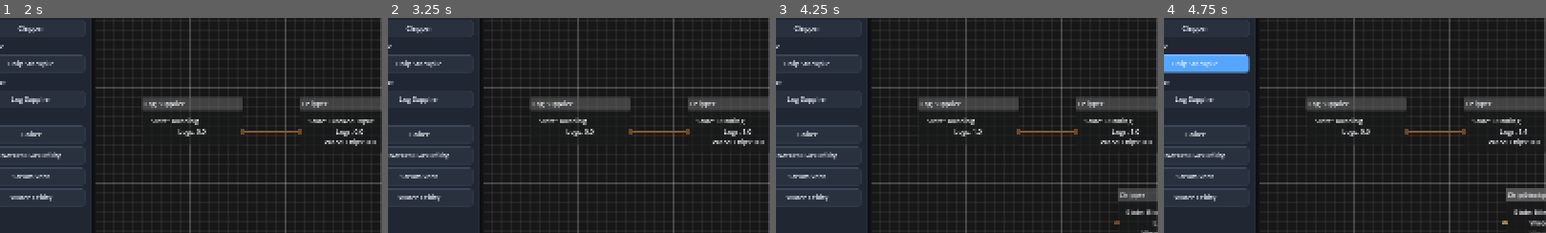
Above: before the commit, frames 1-4 (left to right).
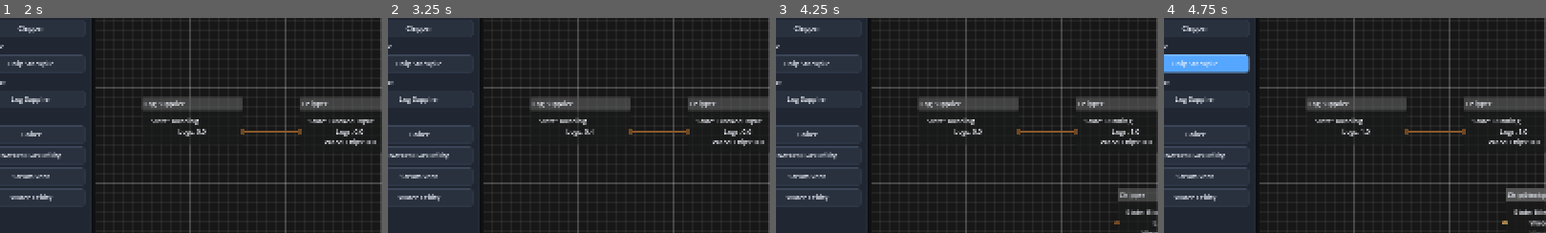
Above: after the commit, the same moments.

Repository: Poru-IndFlow/IndustrialFlow
Game: Godot game, scene res://scenes/main.tscn
The game is run twice, just before and just after one commit, with the same random seed, the same clock (stepped at 60 frames per second) and the same inputs.
Inputs:
- Up to frame 1 (2 s): click "◀" at 0.5 s; click "▶" at 1.25 s
- Up to frame 2 (3.25 s): click "Chipper" at 2 s; click "Undo" at 2.75 s
- Up to frame 3 (4.25 s): click "Redo" at 3.5 s
- Up to frame 4 (4.75 s): click "Chip Stockpile" at 4.25 s
The pictures show only the part of the screen within x 4-54%, y 15-65%; the shares and areas given below are measured in that part.

Frame 1 is identical in both runs. In frame 2, 0.2% of the frame differs, in the area x 53-98%, y 46-55%; in frame 3, less than 0.1%; in frame 4, less than 0.1%.

Commit message:
Add deterministic machine speed ramping

Diff:
--- a/data/machines/boiler.json
+++ b/data/machines/boiler.json
@@ -3,6 +3,8 @@
   "display_name": "Boiler",
   "category": "utility",
   "processing_mode": "continuous",
+  "ramp_up_seconds": 5.0,
+  "ramp_down_seconds": 3.0,
   "cycle_time": 1.0,
   "inputs": [
     {
--- a/data/machines/chip_stockpile.json
+++ b/data/machines/chip_stockpile.json
@@ -3,17 +3,19 @@
   "display_name": "Chip Stockpile",
   "category": "storage",
   "processing_mode": "storage",
+  "ramp_up_seconds": 0.5,
+  "ramp_down_seconds": 0.5,
   "inputs": [
-    {
-      "resource": "wood_chips"
-    }
+	{
+	  "resource": "wood_chips"
+	}
   ],
   "outputs": [
-    {
-      "resource": "wood_chips"
-    }
+	{
+	  "resource": "wood_chips"
+	}
   ],
   "storage_capacity": {
-    "wood_chips": 10000.0
+	"wood_chips": 10000.0
   }
 }
--- a/data/machines/chipper.json
+++ b/data/machines/chipper.json
@@ -3,21 +3,23 @@
   "display_name": "Chipper",
   "category": "processing",
   "processing_mode": "continuous",
+  "ramp_up_seconds": 3.0,
+  "ramp_down_seconds": 2.0,
   "cycle_time": 4.0,
   "inputs": [
-    {
-      "resource": "logs",
-      "amount": 1.0
-    }
+	{
+	  "resource": "logs",
+	  "amount": 1.0
+	}
   ],
   "outputs": [
-    {
-      "resource": "wood_chips",
-      "formula": "logs * 100"
-    }
+	{
+	  "resource": "wood_chips",
+	  "formula": "logs * 100"
+	}
   ],
   "internal_storage": {
-    "logs": 10.0,
-    "wood_chips": 1000.0
+	"logs": 10.0,
+	"wood_chips": 1000.0
   }
 }
--- a/data/machines/gas_utility.json
+++ b/data/machines/gas_utility.json
@@ -3,6 +3,8 @@
   "display_name": "Natural Gas Utility",
   "category": "utility",
   "processing_mode": "supplier",
+  "ramp_up_seconds": 1.0,
+  "ramp_down_seconds": 1.0,
   "cycle_time": 1.0,
   "inputs": [],
   "outputs": [
--- a/data/machines/log_supplier.json
+++ b/data/machines/log_supplier.json
@@ -3,18 +3,20 @@
   "display_name": "Log Supplier",
   "category": "supplier",
   "processing_mode": "supplier",
+  "ramp_up_seconds": 1.0,
+  "ramp_down_seconds": 1.0,
   "cycle_time": 2.0,
   "inputs": [],
   "outputs": [
-    {
-      "resource": "logs",
-      "formula": "requested_logs"
-    }
+	{
+	  "resource": "logs",
+	  "formula": "requested_logs"
+	}
   ],
   "variables": {
-    "requested_logs": 1.0
+	"requested_logs": 1.0
   },
   "internal_storage": {
-    "logs": 100.0
+	"logs": 100.0
   }
 }
--- a/data/machines/steam_vent.json
+++ b/data/machines/steam_vent.json
@@ -3,6 +3,8 @@
   "display_name": "Steam Vent",
   "category": "utility",
   "processing_mode": "continuous",
+  "ramp_up_seconds": 1.0,
+  "ramp_down_seconds": 1.0,
   "cycle_time": 1.0,
   "inputs": [
     {
--- a/data/machines/water_utility.json
+++ b/data/machines/water_utility.json
@@ -3,6 +3,8 @@
   "display_name": "Water Utility",
   "category": "utility",
   "processing_mode": "supplier",
+  "ramp_up_seconds": 1.0,
+  "ramp_down_seconds": 1.0,
   "cycle_time": 1.0,
   "inputs": [],
   "outputs": [
--- a/project.godot
+++ b/project.godot
@@ -14,7 +14,7 @@
 config/version="0.3.0-dev"
 run/main_scene="res://scenes/main.tscn"
 config/features=PackedStringArray("4.7")
-config/build=9
+config/build=10
 
 [display]
 
--- a/scripts/data/factory_persistence.gd
+++ b/scripts/data/factory_persistence.gd
@@ -101,6 +101,7 @@
 			},
 			"enabled": machine.enabled,
 			"operating_rate": machine.operating_rate,
+			"actual_operating_rate": machine.actual_operating_rate,
 			"state": int(machine.state),
 			"cycle_progress": machine.cycle_progress,
 			"inventory": machine.inventory.amounts.duplicate(true)
@@ -171,6 +172,11 @@
 		machine.enabled = bool(entry.get("enabled", true))
 		machine.operating_rate = clampf(
 			float(entry.get("operating_rate", 1.0)),
+			0.0,
+			1.5
+		)
+		machine.actual_operating_rate = clampf(
+			float(entry.get("actual_operating_rate", 0.0)),
 			0.0,
 			1.5
 		)
--- a/scripts/simulation/continuous_behaviour.gd
+++ b/scripts/simulation/continuous_behaviour.gd
@@ -14,7 +14,9 @@
 		return
 
 	machine.set_state(MachineModel.State.RUNNING)
-	machine.cycle_progress += delta_seconds * machine.operating_rate
+	machine.cycle_progress += (
+		delta_seconds * machine.actual_operating_rate
+	)
 
 	if machine.cycle_progress < machine.recipe.cycle_time:
 		return
--- a/scripts/simulation/event_bus.gd
+++ b/scripts/simulation/event_bus.gd
@@ -12,3 +12,4 @@
 signal machine_inventory_changed(machine)
 signal machine_production_changed(machine)
 signal machine_settings_changed(machine)
+signal machine_performance_changed(machine)
--- a/scripts/simulation/machine_model.gd
+++ b/scripts/simulation/machine_model.gd
@@ -20,6 +20,9 @@
 var state := State.IDLE
 var enabled := true
 var operating_rate := 1.0
+var actual_operating_rate := 0.0
+var ramp_up_seconds := 1.0
+var ramp_down_seconds := 1.0
 var cycle_progress := 0.0
 var graph_position := Vector2.ZERO
 var production_rates_per_second: Dictionary = {}
@@ -45,6 +48,14 @@
 	)
 	machine.event_bus = bus
 	machine.graph_position = position
+	machine.ramp_up_seconds = maxf(
+		0.001,
+		float(machine_definition.get("ramp_up_seconds", 1.0))
+	)
+	machine.ramp_down_seconds = maxf(
+		0.001,
+		float(machine_definition.get("ramp_down_seconds", 1.0))
+	)
 	machine.recipe = RecipeDefinition.from_machine_definition(machine_definition)
 
 	var capacities: Dictionary = {}
@@ -60,11 +71,13 @@
 	return machine
 
 func tick(delta_seconds: float) -> void:
+	_update_actual_operating_rate(delta_seconds)
+
 	if not enabled:
 		set_state(State.DISABLED)
 		return
 
-	if operating_rate <= 0.0:
+	if actual_operating_rate <= 0.0:
 		set_state(State.IDLE)
 		return
 
@@ -90,7 +103,10 @@
 
 	if not enabled:
 		set_state(State.DISABLED)
-	elif operating_rate <= 0.0:
+	elif (
+		operating_rate <= 0.0
+		and actual_operating_rate <= 0.0
+	):
 		set_state(State.IDLE)
 
 	notify_settings_changed()
@@ -104,7 +120,11 @@
 
 	operating_rate = clamped_rate
 
-	if enabled and operating_rate <= 0.0:
+	if (
+		enabled
+		and operating_rate <= 0.0
+		and actual_operating_rate <= 0.0
+	):
 		set_state(State.IDLE)
 
 	notify_settings_changed()
@@ -113,6 +133,30 @@
 func notify_settings_changed() -> void:
 	if event_bus != null:
 		event_bus.machine_settings_changed.emit(self)
+
+
+func _update_actual_operating_rate(delta_seconds: float) -> void:
+	if delta_seconds <= 0.0:
+		return
+
+	var target_rate := operating_rate if enabled else 0.0
+	var ramp_seconds := (
+		ramp_up_seconds
+		if target_rate > actual_operating_rate
+		else ramp_down_seconds
+	)
+	var previous_rate := actual_operating_rate
+	actual_operating_rate = move_toward(
+		actual_operating_rate,
+		target_rate,
+		delta_seconds / ramp_seconds
+	)
+
+	if (
+		not is_equal_approx(previous_rate, actual_operating_rate)
+		and event_bus != null
+	):
+		event_bus.machine_performance_changed.emit(self)
 
 
 func record_produced(resource_id: String, amount: float) -> void:
--- a/scripts/simulation/supplier_behaviour.gd
+++ b/scripts/simulation/supplier_behaviour.gd
@@ -14,7 +14,9 @@
 			return
 
 	machine.set_state(MachineModel.State.RUNNING)
-	machine.cycle_progress += delta_seconds * machine.operating_rate
+	machine.cycle_progress += (
+		delta_seconds * machine.actual_operating_rate
+	)
 
 	while machine.cycle_progress >= machine.recipe.cycle_time:
 		for output: Dictionary in outputs:
--- a/scripts/ui/machine_inspector.gd
+++ b/scripts/ui/machine_inspector.gd
@@ -14,6 +14,7 @@
 var connection_operation_section: VBoxContainer
 var enabled_check_box: CheckBox
 var operating_rate_spin_box: SpinBox
+var actual_rate_value_label: Label
 var connection_enabled_check_box: CheckBox
 var connection_capacity_spin_box: SpinBox
 var input_title: Label
@@ -86,6 +87,15 @@
 	)
 	rate_row.add_child(operating_rate_spin_box)
 
+	var actual_rate_row := UIWidgets.create_labeled_value(
+		"Actual speed",
+		"0%"
+	)
+	actual_rate_value_label = UIWidgets.get_value_label(
+		actual_rate_row
+	)
+	operation_section.add_child(actual_rate_row)
+
 	operation_section.add_child(HSeparator.new())
 
 	connection_operation_section = VBoxContainer.new()
@@ -184,6 +194,9 @@
 	factory.event_bus.machine_settings_changed.connect(
 		_on_machine_changed
 	)
+	factory.event_bus.machine_performance_changed.connect(
+		_on_machine_performance_changed
+	)
 	factory.event_bus.connection_flow_changed.connect(
 		_on_connection_changed
 	)
@@ -227,6 +240,10 @@
 		self,
 		"_on_machine_removed"
 	)
+	var performance_callback := Callable(
+		self,
+		"_on_machine_performance_changed"
+	)
 	var connection_callback := Callable(
 		self,
 		"_on_connection_changed"
@@ -257,6 +274,13 @@
 			settings_callback
 		)
 
+	if factory.event_bus.machine_performance_changed.is_connected(
+		performance_callback
+	):
+		factory.event_bus.machine_performance_changed.disconnect(
+			performance_callback
+		)
+
 	if factory.event_bus.machine_removed.is_connected(
 		removed_callback
 	):
@@ -289,6 +313,11 @@
 func _on_machine_changed(machine: MachineModel) -> void:
 	if machine == selected_machine:
 		_request_refresh()
+
+
+func _on_machine_performance_changed(machine: MachineModel) -> void:
+	if machine == selected_machine:
+		_update_actual_rate_label()
 
 
 func _on_machine_removed(machine_id: String) -> void:
@@ -345,6 +374,7 @@
 		enabled_check_box.disabled = true
 		operating_rate_spin_box.value = 0.0
 		operating_rate_spin_box.editable = false
+		actual_rate_value_label.text = "0%"
 		updating_controls = false
 		UIWidgets.update_status_badge(
 			state_badge,
@@ -372,6 +402,7 @@
 	operating_rate_spin_box.value = (
 		selected_machine.operating_rate * 100.0
 	)
+	_update_actual_rate_label()
 	updating_controls = false
 	UIWidgets.update_status_badge(
 		state_badge,
@@ -388,6 +419,19 @@
 		selected_machine.definition.get("outputs", [])
 	)
 	_populate_inventory()
+
+
+func _update_actual_rate_label() -> void:
+	if actual_rate_value_label == null:
+		return
+
+	if selected_machine == null:
+		actual_rate_value_label.text = "0%"
+		return
+
+	actual_rate_value_label.text = "%.0f%%" % (
+		selected_machine.actual_operating_rate * 100.0
+	)
 
 
 func _refresh_connection() -> void:
